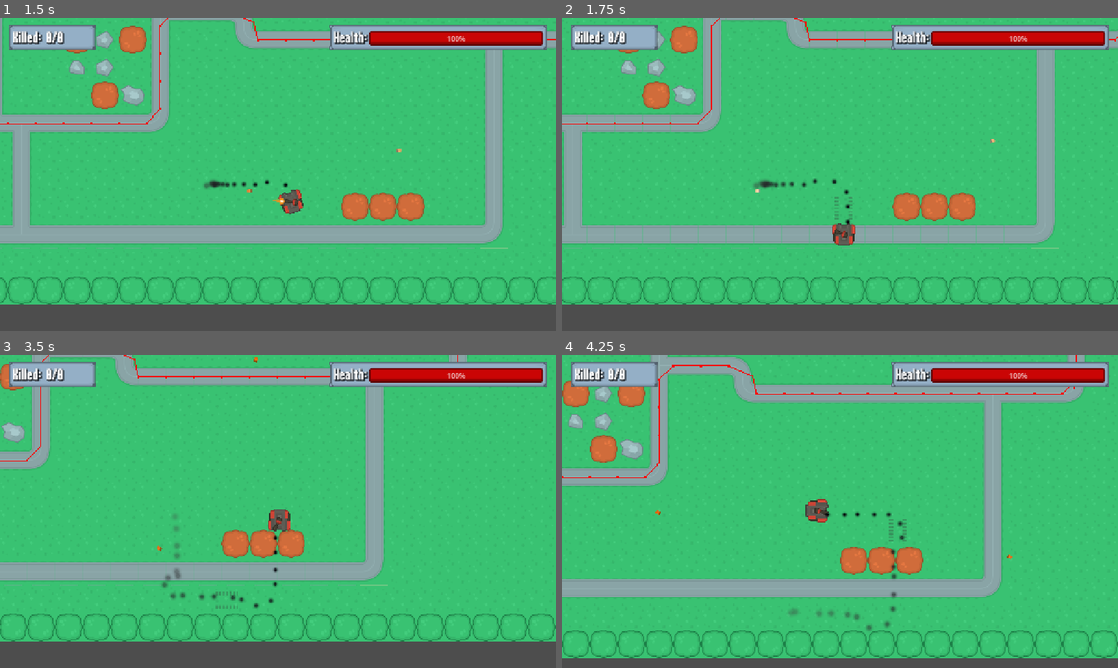
Above: before the commit, frames 1-4 (two rows, left to right).
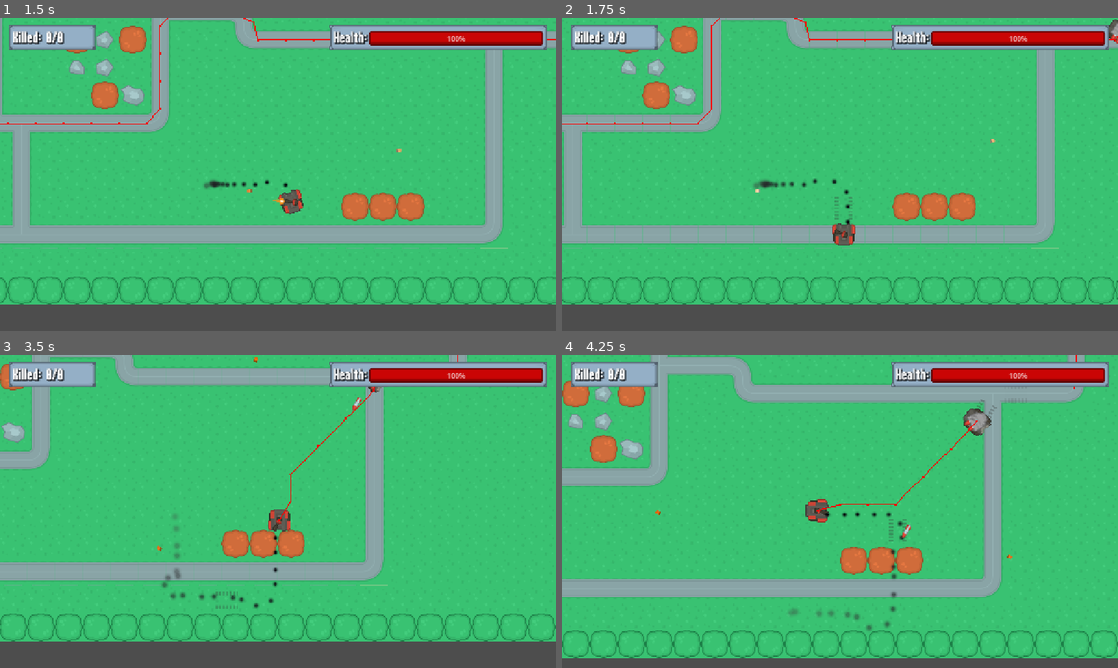
Above: after the commit, the same moments.

Repository: xiemulei/Battle-Tank
Game: Godot game, scene res://Scenes/game/game.tscn
Same seed, same stepped clock (60 frames per second), same inputs: the game is played once before the commit and once after it.
Inputs (mouse positions are in pixels of both pictures, inside the frame that each line leads up to):
- Up to frame 1 (1.5 s): move the mouse to (400, 158) at 0.52 s; hold D (right) 0.53-1.28 s; click (400, 158) at 0.6 s; move the mouse to (166, 190) at 1.27 s; hold S (down) from 1.28 s (still down); click (166, 190) at 1.35 s
- Up to frame 2 (1.75 s): keep holding S (down)
- Up to frame 3 (3.5 s): move the mouse to (333, 442) at 2.02 s; release S (down) at 2.03 s; hold D (right) 2.03-2.78 s; click (333, 442) at 2.1 s; move the mouse to (250, 574) at 2.77 s; hold W (up) from 2.78 s (still down); click (250, 574) at 2.85 s
- Up to frame 4 (4.25 s): move the mouse to (1006, 558) at 3.52 s; release W (up) at 3.53 s; hold A (left) from 3.53 s (still down); click (1006, 558) at 3.6 s

Frame 1 is identical in both runs. In frame 2, less than 0.1% of the frame differs, in the area x 98-100%, y 0-9%; in frame 3, 0.4%; in frame 4, 0.8%, in the area x 0-92%, y 3-59%.

Commit message:
修复敌人不移动的问题

Diff:
--- a/Scenes/enemy/enemy_attack.gd
+++ b/Scenes/enemy/enemy_attack.gd
@@ -14,7 +14,7 @@
 	enemy.navigation_agent_2d.set_navigation_layer_value(1,true)
 	enemy.navigation_agent_2d.set_navigation_layer_value(2,false)
 
-func _physics_process(_delta: float) -> void:
+func physics_update(_delta: float) -> void:
 	if search_component.can_see_player():
 		target_pos = search_component.player_ref.global_position
 		if enemy.global_position.distance_to(target_pos) > min_dist:
--- a/Scenes/enemy/enemy_mis_vehicle.gd
+++ b/Scenes/enemy/enemy_mis_vehicle.gd
@@ -50,13 +50,13 @@
 		update_direction(next_pos)
 		var new_velocity = transform.x * speed
 		if navigation_agent_2d.avoidance_enabled:
-			navigation_agent_2d.set_velocity_forced(new_velocity)
+			navigation_agent_2d.set_velocity(new_velocity)
 		else:
 			velocity = new_velocity
 		move_and_slide()
 
 func stop():
 	if navigation_agent_2d.avoidance_enabled	:
-		navigation_agent_2d.set_velocity_forced(Vector2.ZERO)
+		navigation_agent_2d.set_velocity(Vector2.ZERO)
 	else:
 		velocity = Vector2.ZERO
--- a/Scenes/enemy/enemy_mis_vehicle.tscn
+++ b/Scenes/enemy/enemy_mis_vehicle.tscn
@@ -115,6 +115,7 @@
 libraries/ = SubResource("AnimationLibrary_oepsf")
 
 [node name="NavigationAgent2D" type="NavigationAgent2D" parent="." unique_id=1861799920]
+navigation_layers = 2
 path_postprocessing = 1
 avoidance_enabled = true
 radius = 40.0
--- a/Scenes/enemy/enemy_tank.gd
+++ b/Scenes/enemy/enemy_tank.gd
@@ -9,7 +9,6 @@
 @onready var trail_component: Node2D = $TrailComponent
 @onready var animation_player: AnimationPlayer = $AnimationPlayer
 @onready var search_component: SearchComponent = $SearchComponent
-@onready var avoid_component: AvoidComponent = $AvoidComponent
 @onready var navigation_agent_2d: NavigationAgent2D = $NavigationAgent2D
 
 var cur_pos: Vector2
@@ -52,13 +51,13 @@
 		update_direction(next_pos)
 		var new_velocity = transform.x * speed
 		if navigation_agent_2d.avoidance_enabled:
-			navigation_agent_2d.set_velocity_forced(new_velocity)
+			navigation_agent_2d.set_velocity(new_velocity)
 		else:
 			velocity = new_velocity
 		move_and_slide()
 
 func stop():
 	if navigation_agent_2d.avoidance_enabled	:
-		navigation_agent_2d.set_velocity_forced(Vector2.ZERO)
+		navigation_agent_2d.set_velocity(Vector2.ZERO)
 	else:
 		velocity = Vector2.ZERO
--- a/Scenes/enemy/enemy_tank.tscn
+++ b/Scenes/enemy/enemy_tank.tscn
@@ -115,6 +115,7 @@
 search_component = NodePath("../../SearchComponent")
 
 [node name="NavigationAgent2D" type="NavigationAgent2D" parent="." unique_id=705807034]
+navigation_layers = 2
 path_postprocessing = 1
 avoidance_enabled = true
 radius = 40.0
--- a/Scenes/enemy/enemy_wander.gd
+++ b/Scenes/enemy/enemy_wander.gd
@@ -27,7 +27,7 @@
 		transitioned.emit(self, "EnemyAttack")
 	else:
 		if not end_wander:
-			enemy.update_direction(target_pos)
+			enemy.set_nav_to_target(target_pos)
 			enemy.update_nav()
 			if enemy.navigation_agent_2d.is_target_reached():
 				find_next_point()
